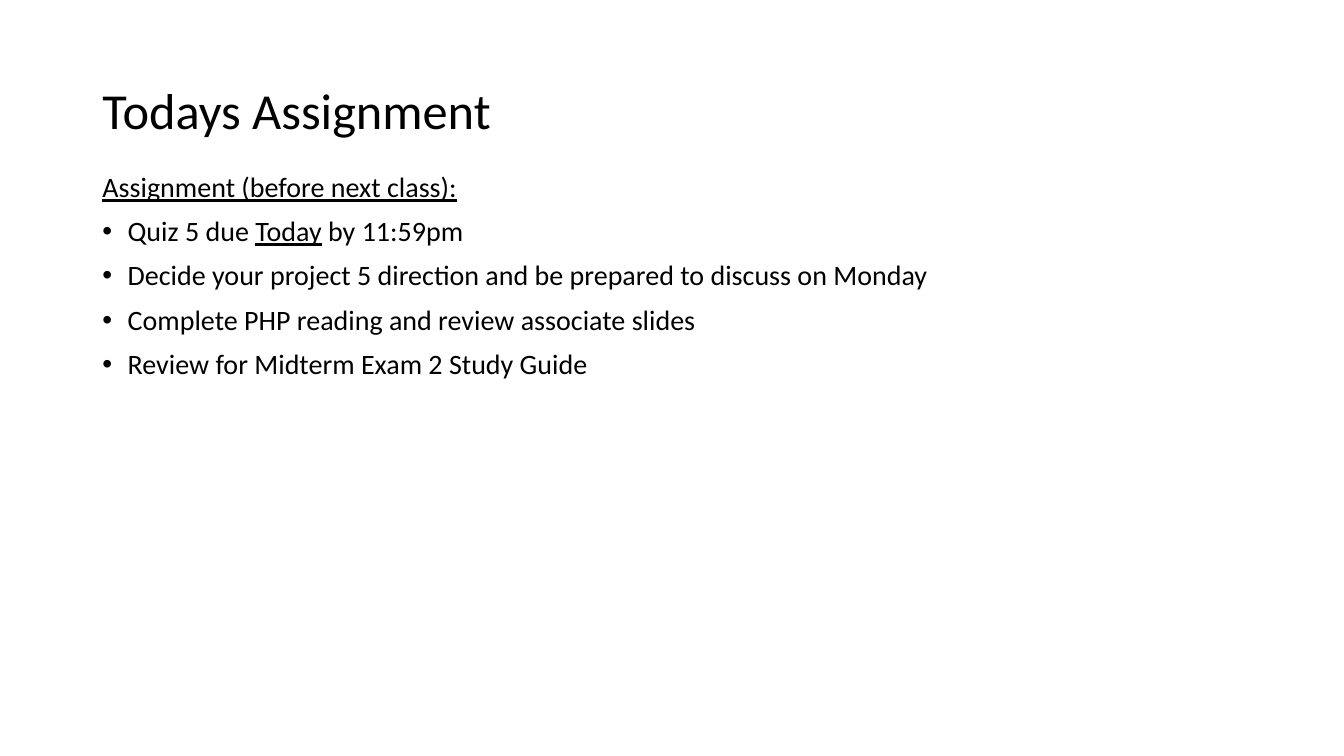
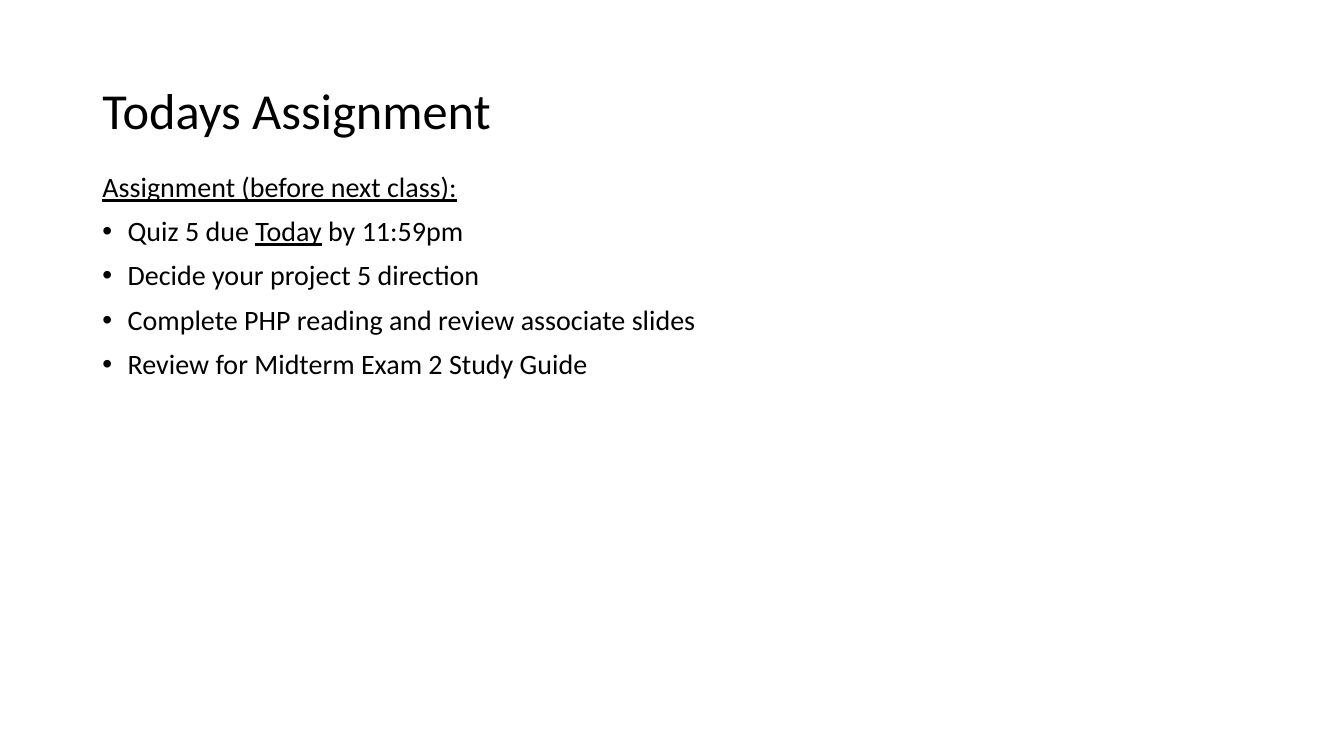
Before and after one commit to EricJPogue/www-epogue-info, a slide deck: slide 5 of CPSC-24700/Presentations/session-33.pptx. Drawn at 1344x756 pixels with LibreOffice and Linux fonts; fonts in the diff are those of the drawing. Boxes give left, top, right and bottom in pixels: in the first picture for what was removed or moved away, otherwise in the second. Text is boxed around its words. In the diff, an @@ line names an element or a change of style, - is before the commit and + after.

```diff
--- a/CPSC-24700/Presentations/session-33.pptx
+++ b/CPSC-24700/Presentations/session-33.pptx
@@ text at (x1=128, y1=265, x2=479, y2=290): text changed @@
-• Decide your project 5 direction and be prepared to discuss on Monday
+• Decide your project 5 direction
```
Also in this commit, not shown: 1 other slide changed, 2 other files.
